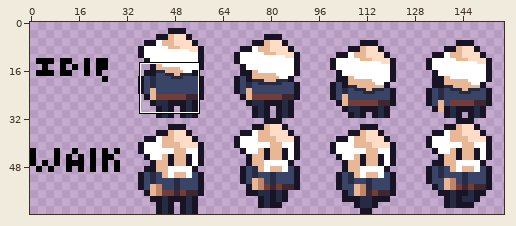
A sprite sheet gets an edit: narrative-design-&-rpg/Art/walk & up walk.png. The first picture is a wide view before the edit; the outline marks the close-up.
Close-up. Earlier state:
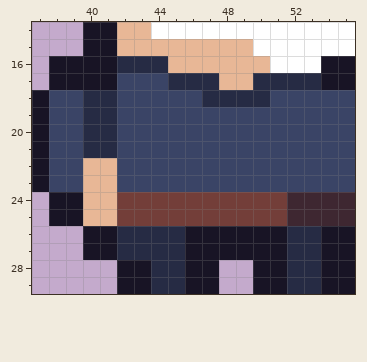
The file is 160x64 pixels. Shown: x 37..55, y 14..29. The wide view leaves out empty margins. The commit also changed other parts of the picture, which this record leaves out.
The same view after the edit:
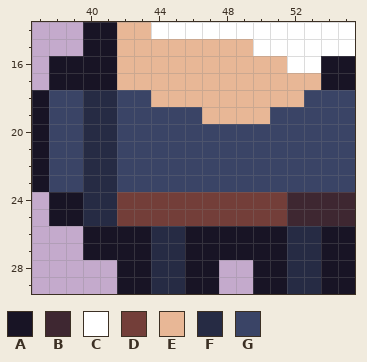
Palette (. is transparent): A #181425  B #3e2731  C #ffffff  D #733e39  E #e8b796  F #262b44  G #3a4466
Change:
y 16: x 42..44 FFF -> EEE; x 51 C -> E
y 17: x 42..47 GGGFFF -> EEEEEE; x 50..53 FFFF -> EEEE
y 18: x 44..52 GGGFFFFGG -> EEEEEEEEE
y 19: x 47..50 GGGG -> EEEE
y 22..25: x 40..41 EE -> FF
y 26..27: x 42..43 FF -> AA
Pixel boxes of the changes (left, top, right, bottom) in both close-ups:
changed: (83, 56, 321, 260)
